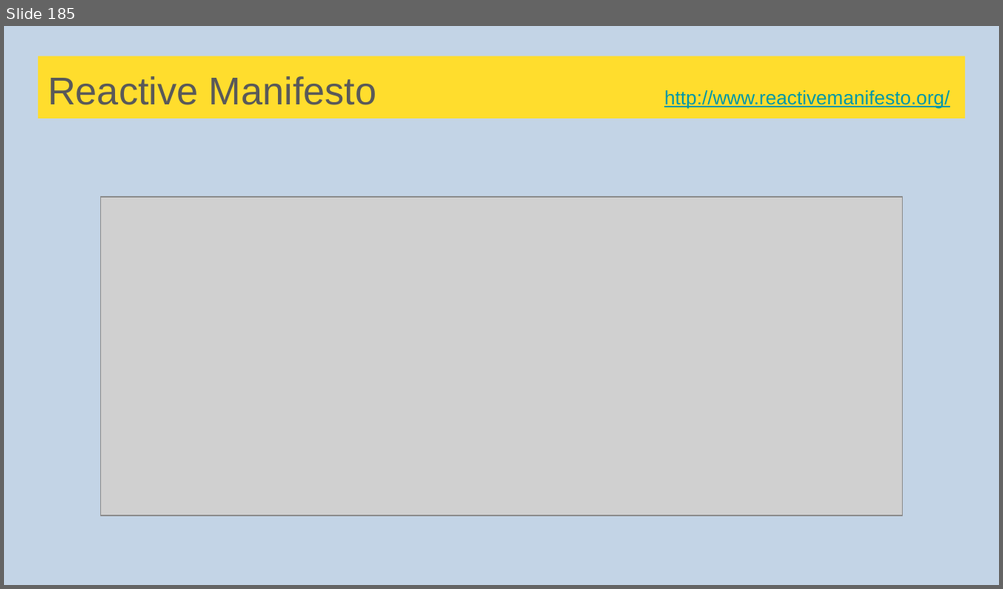
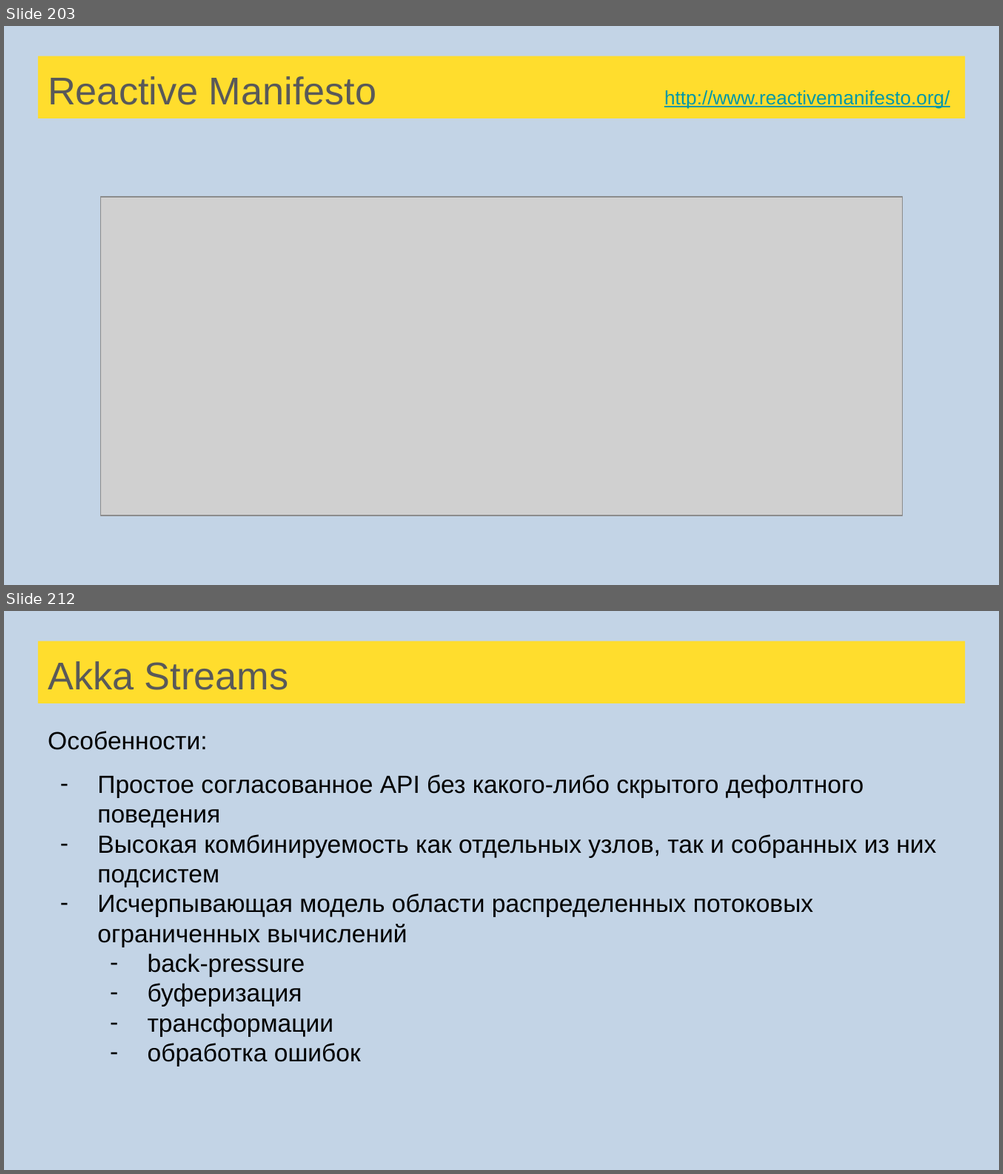
Before and after one commit to sergeypopov83/Scala-complete-course, a slide deck: src/main/resources/lectures/Лекции Scala для ФинТехКафедры.pptx. Shown one above the other, each under a label of ours: slide 185 before the commit, slides 203 and 212 after it; the slides between them are not shown. The pictures are 1003x589 and 1003x1174 pixels, drawn with LibreOffice and Linux fonts; fonts in the diff are those of the drawing; grey boxes stand for pictures. Boxes give left, top, right and bottom in pixels: in the first picture for what was removed or moved away, otherwise in the second. Text is boxed around its words. In the diff, an @@ line names an element or a change of style, - is before the commit and + after.

```diff
--- a/src/main/resources/lectures/Лекции Scala для ФинТехКафедры.pptx
+++ b/src/main/resources/lectures/Лекции Scala для ФинТехКафедры.pptx
@@ slide 212 added at <box>4,611,999,1170</box>, background #C3D4E6 @@
@@ title added at <box>38,641,965,703</box>, fill #FFDD2D, 28 pt, text #595959 @@
+Akka Streams
@@ text added at <box>48,731,936,1066</box>, 18 pt, text #000000 @@
+Особенности:
+– Простое согласованное API без какого-либо скрытого дефолтного поведения
+– Высокая комбинируемость как отдельных узлов, так и собранных из них подсистем
+– Исчерпывающая модель области распределенных потоковых ограниченных вычислений
+  – back-pressure
+  – буферизация
+  – трансформации
+  – обработка ошибок
@@ what was slide 185 is now slide 203 @@
```
Also in this commit, not shown: 146 slides changed, 62 other slides added, 2 slides removed, 1 other file.
